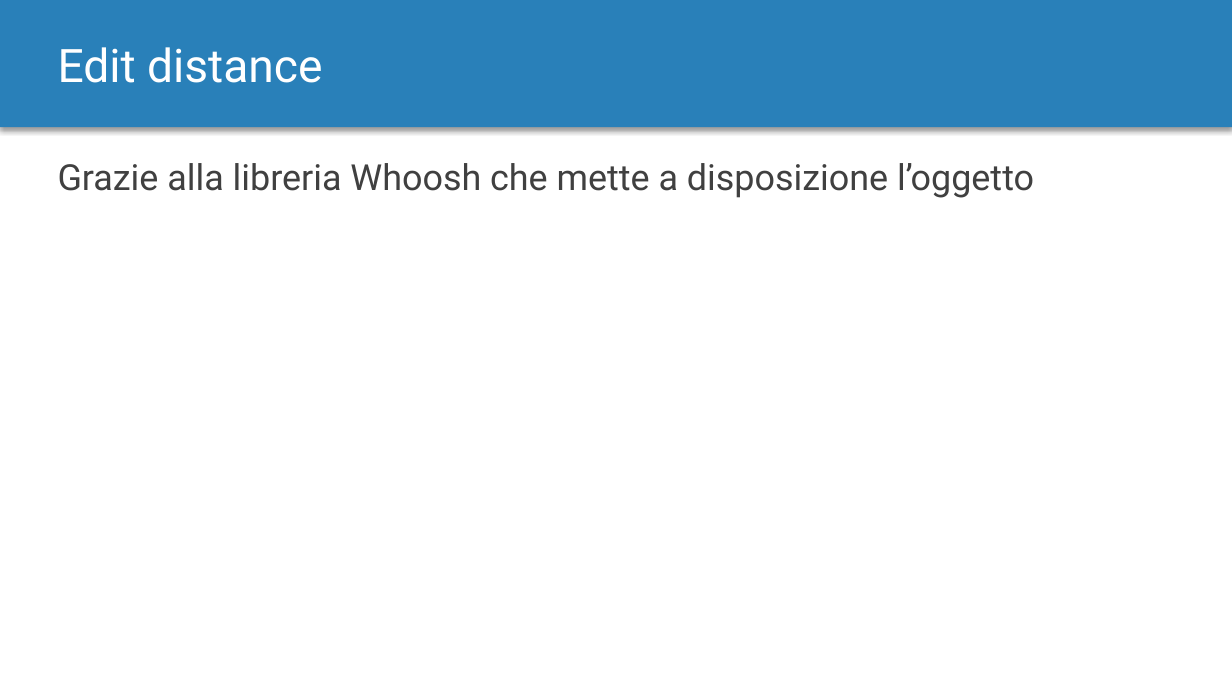
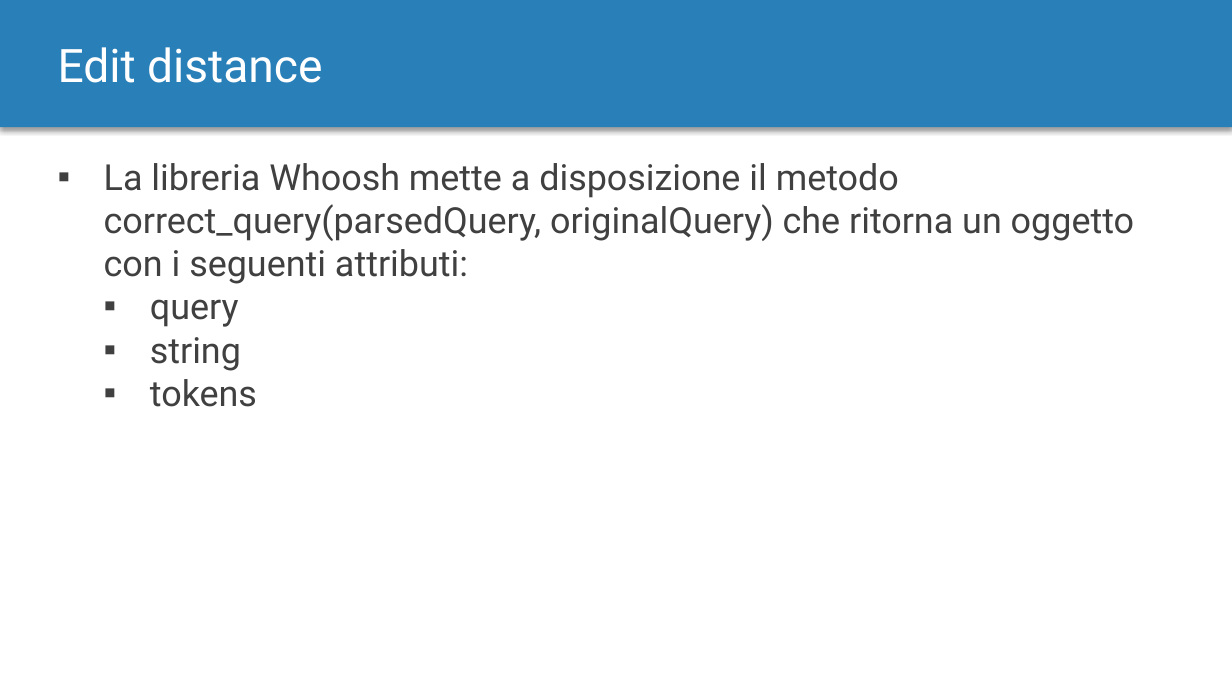
Before and after one commit to MurgoloMichele/GAvI, a slide deck: slide 14 of doc/Progetto.pptx. Drawn at 1232x693 pixels with LibreOffice and Linux fonts; fonts in the diff are those of the drawing. Boxes give left, top, right and bottom in pixels: in the first picture for what was removed or moved away, otherwise in the second. Text is boxed around its words. In the diff, an @@ line names an element or a change of style, - is before the commit and + after.

Commit message:
improved ppt

```diff
--- a/doc/Progetto.pptx
+++ b/doc/Progetto.pptx
@@ text at (104, 163, 1134, 407): text changed @@
-Grazie alla libreria Whoosh che mette a disposizione l’oggetto
+▪ La libreria Whoosh mette a disposizione il metodo correct_query(parsedQuery, originalQuery) che ritorna un oggetto con i seguenti attributi:
+  ▪ query
+  ▪ string
+  ▪ tokens
```
Also in this commit, not shown: 5 other slides changed, 9 slides added, 2 slides removed, 2 other files.
